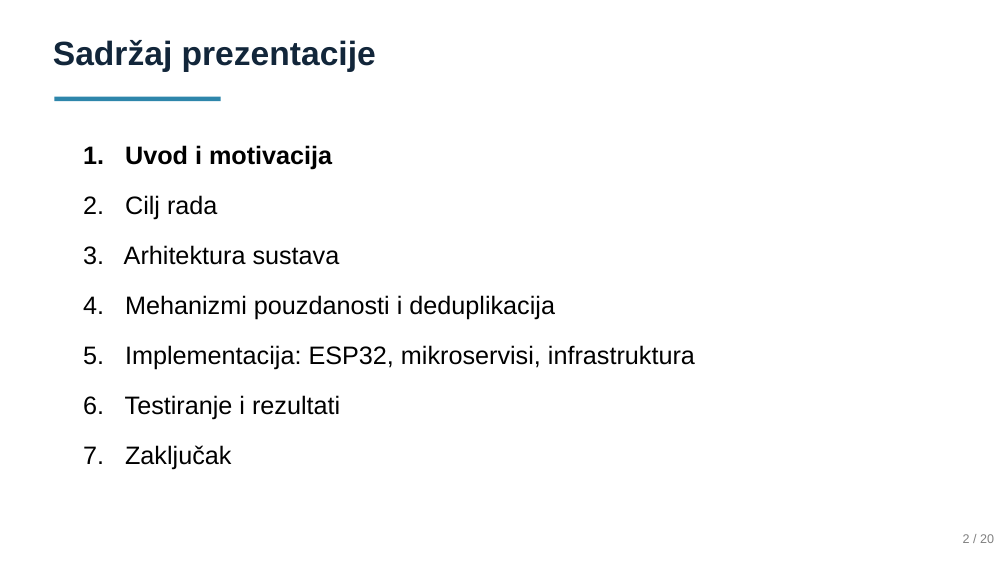
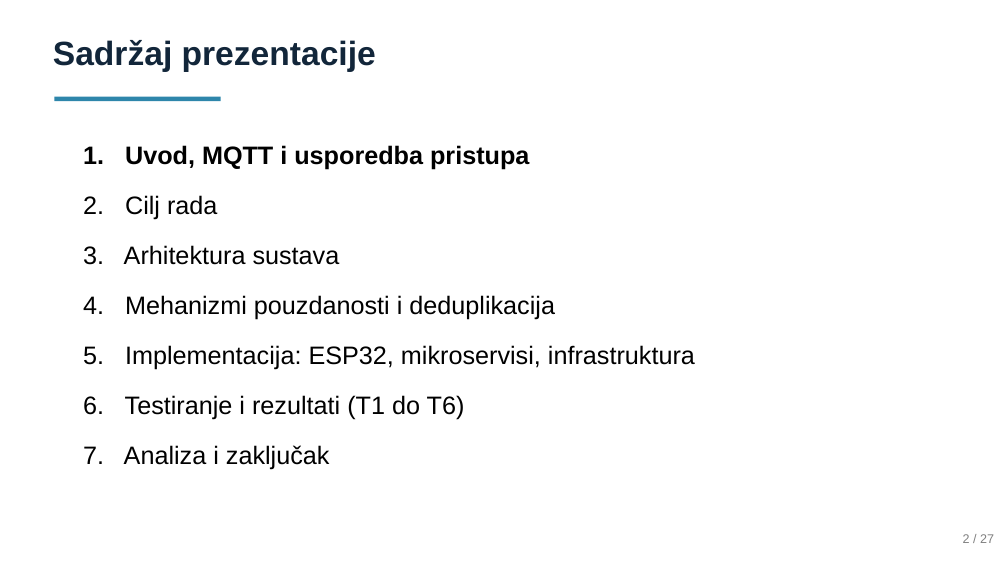
Before and after one commit to LukaIvekovic/iot-telemtry-processing, a slide deck: slide 2 of Prezentacija.pptx. Drawn at 1008x567 pixels with LibreOffice and Linux fonts; fonts in the diff are those of the drawing. Boxes give left, top, right and bottom in pixels: in the first picture for what was removed or moved away, otherwise in the second. Text is boxed around its words. In the diff, an @@ line names an element or a change of style, - is before the commit and + after.

```diff
--- a/Prezentacija.pptx
+++ b/Prezentacija.pptx
@@ text at [83, 145, 529, 169]: text changed @@
-1. Uvod i motivacija
+1. Uvod, MQTT i usporedba pristupa
@@ text at [83, 395, 465, 470]: text changed @@
-6. Testiranje i rezultati
-7. Zaključak
+6. Testiranje i rezultati (T1 do T6)
+7. Analiza i zaključak
@@ text at [963, 534, 994, 543]: text changed @@
-2 / 20
+2 / 27
```
Also in this commit, not shown: 15 other slides changed, 8 slides added, 3 slides removed.
